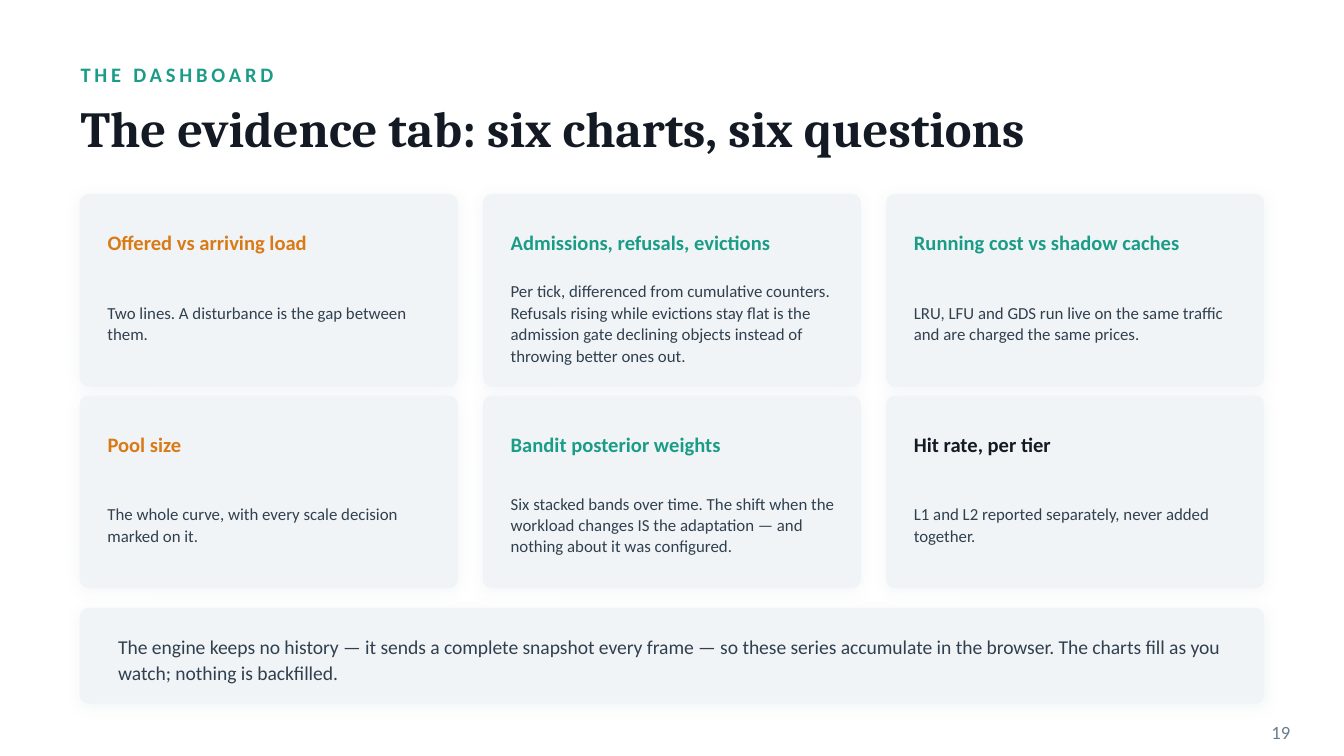
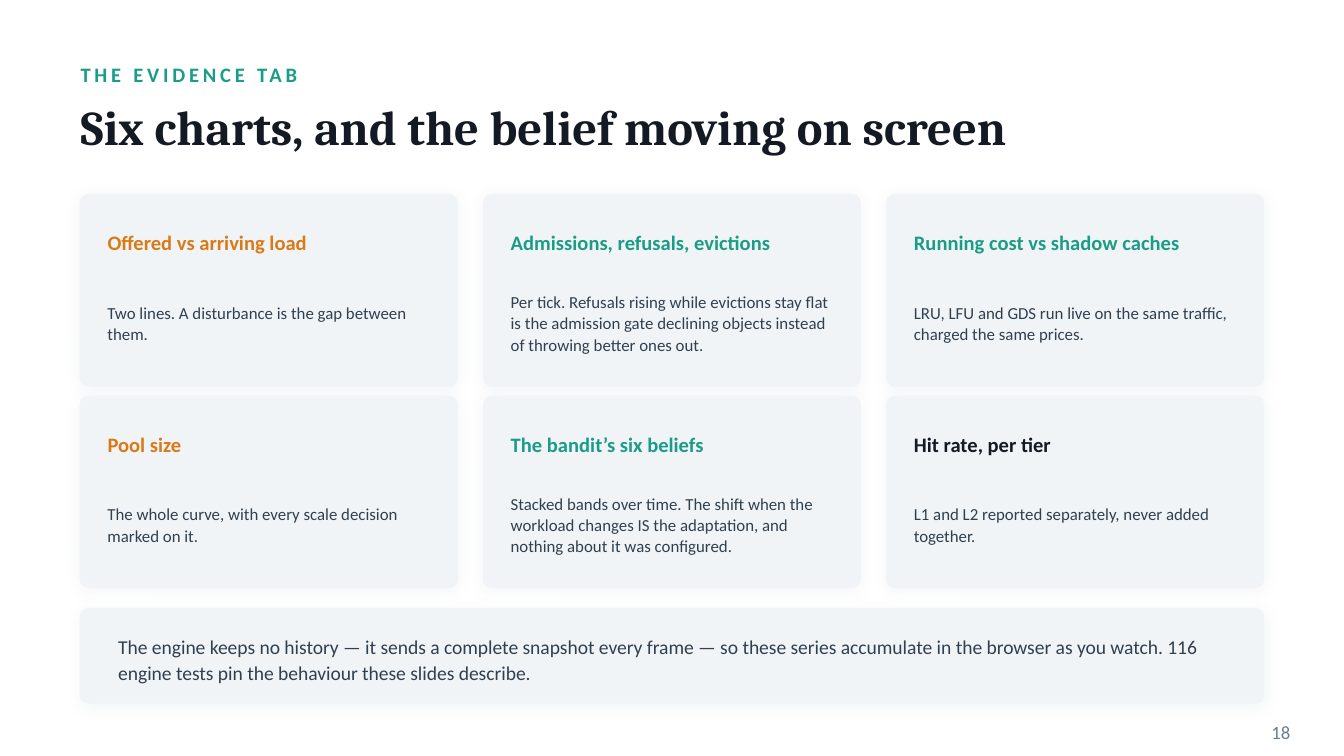
Before and after one commit to officialayush23/VH26-KalaDhua, a slide deck: slide 19 of docs/AURA.pptx (slide 20 before the commit). Drawn at 1344x756 pixels with LibreOffice and Linux fonts; fonts in the diff are those of the drawing. Boxes give left, top, right and bottom in pixels: in the first picture for what was removed or moved away, otherwise in the second. Text is boxed around its words. In the diff, an @@ line names an element or a change of style, - is before the commit and + after.

```diff
--- a/docs/AURA.pptx
+++ b/docs/AURA.pptx
@@ text at [81,110,1007,155]: text changed; size 27 to 26 pt @@
-The evidence tab: six charts, six questions
+Six charts, and the belief moving on screen
@@ text at [407,111,479,146]: text changed @@
-THE DASHBOARD
+THE EVIDENCE TAB
@@ text at [511,296,828,354]: text changed @@
-Per tick, differenced from cumulative counters. Refusals rising while evictions stay flat is the admission gate declining objects instead of throwing better ones out.
+Per tick. Refusals rising while evictions stay flat is the admission gate declining objects instead of throwing better ones out.
@@ text at [914,307,1227,343]: text changed @@
-LRU, LFU and GDS run live on the same traffic and are charged the same prices.
+LRU, LFU and GDS run live on the same traffic, charged the same prices.
@@ text at [511,437,703,452]: text changed @@
-Bandit posterior weights
+The bandit’s six beliefs
@@ text at [511,498,813,555]: text changed @@
-Six stacked bands over time. The shift when the workload changes IS the adaptation — and nothing about it was configured.
+Stacked bands over time. The shift when the workload changes IS the adaptation, and nothing about it was configured.
@@ text at [118,640,1197,684]: text changed @@
-The engine keeps no history — it sends a complete snapshot every frame — so these series accumulate in the browser. The charts fill as you watch; nothing is backfilled.
+The engine keeps no history — it sends a complete snapshot every frame — so these series accumulate in the browser as you watch. 116 engine tests pin the behaviour these slides describe.
@@ text at [1271,726,1290,739]: text changed @@
-19
+18
```
Also in this commit, not shown: 6 other slides changed, 12 slides added, 15 slides removed, 6 other files.
